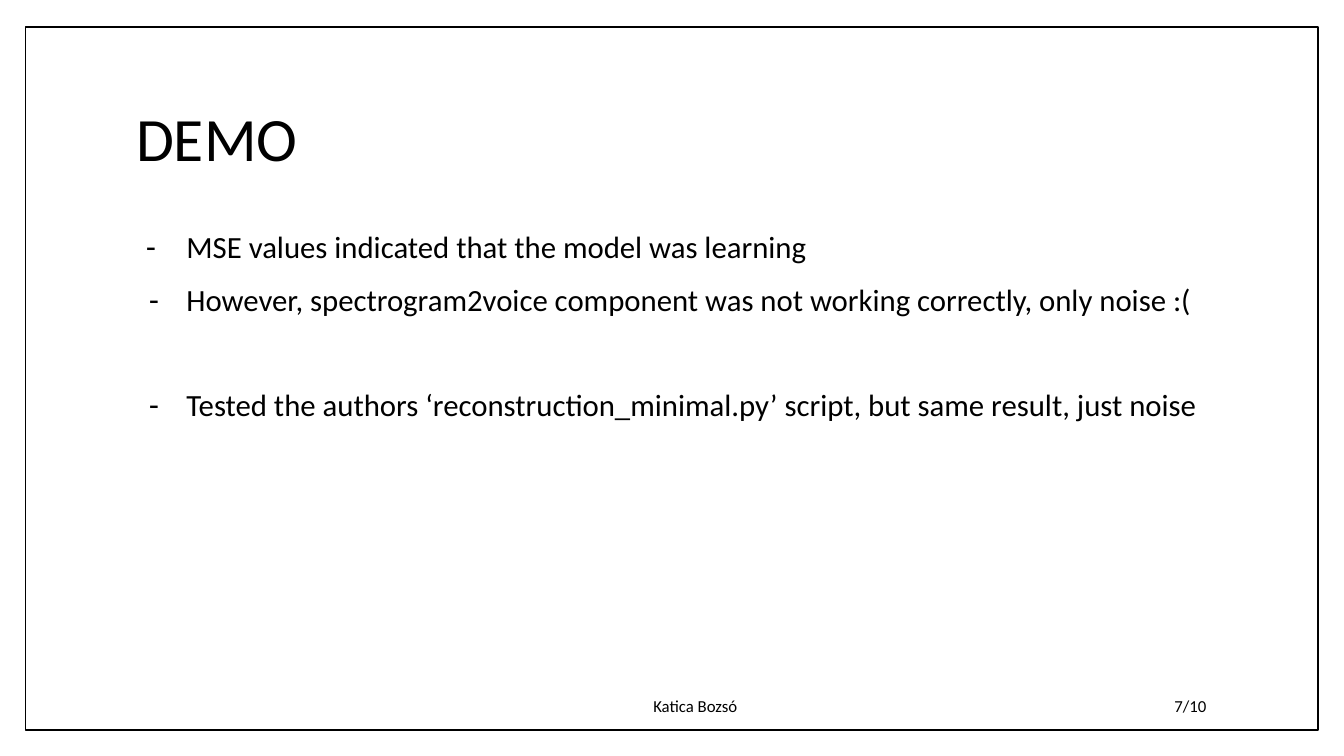
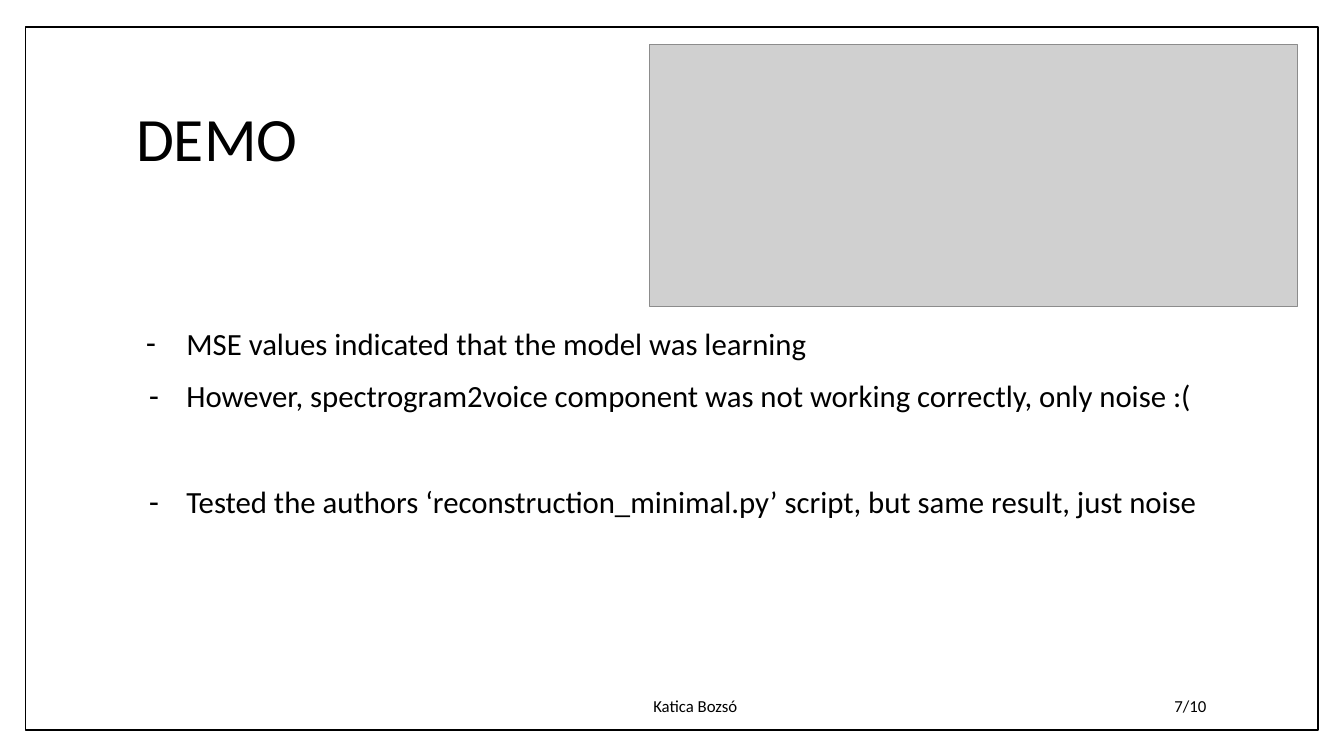
Before and after one commit to kajc10/BRAIN2SPEECH, a slide deck: slide 7 of docs/b2s_presentation.pptx. Drawn at 1344x756 pixels with LibreOffice and Linux fonts; fonts in the diff are those of the drawing; grey boxes stand for pictures; background and template pictures are left out. Boxes give left, top, right and bottom in pixels: in the first picture for what was removed or moved away, otherwise in the second. Text is boxed around its words. In the diff, an @@ line names an element or a change of style, - is before the commit and + after.

```diff
--- a/docs/b2s_presentation.pptx
+++ b/docs/b2s_presentation.pptx
@@ picture added at [649,44,1298,306] @@
@@ text "MSE values indicated that the ...": place and size @@
-text "MSE values indicated that the ..." at [186,236,1196,422]
+text "MSE values indicated that the ..." at [186,333,1196,519]
```
